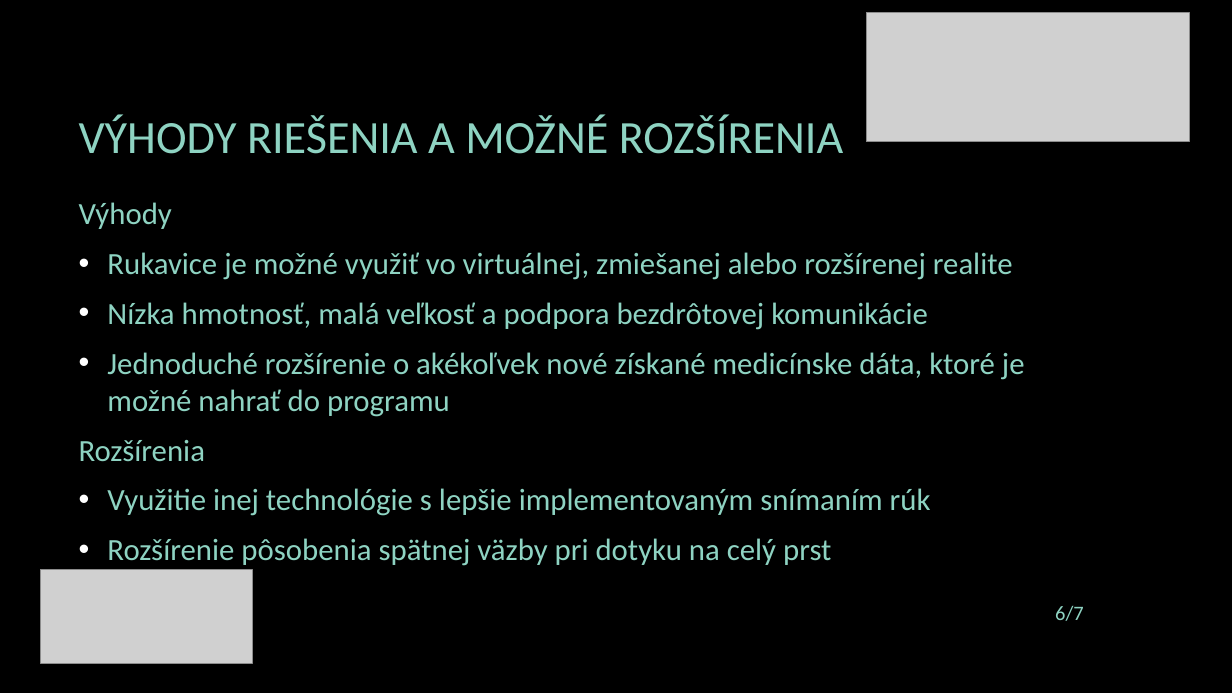
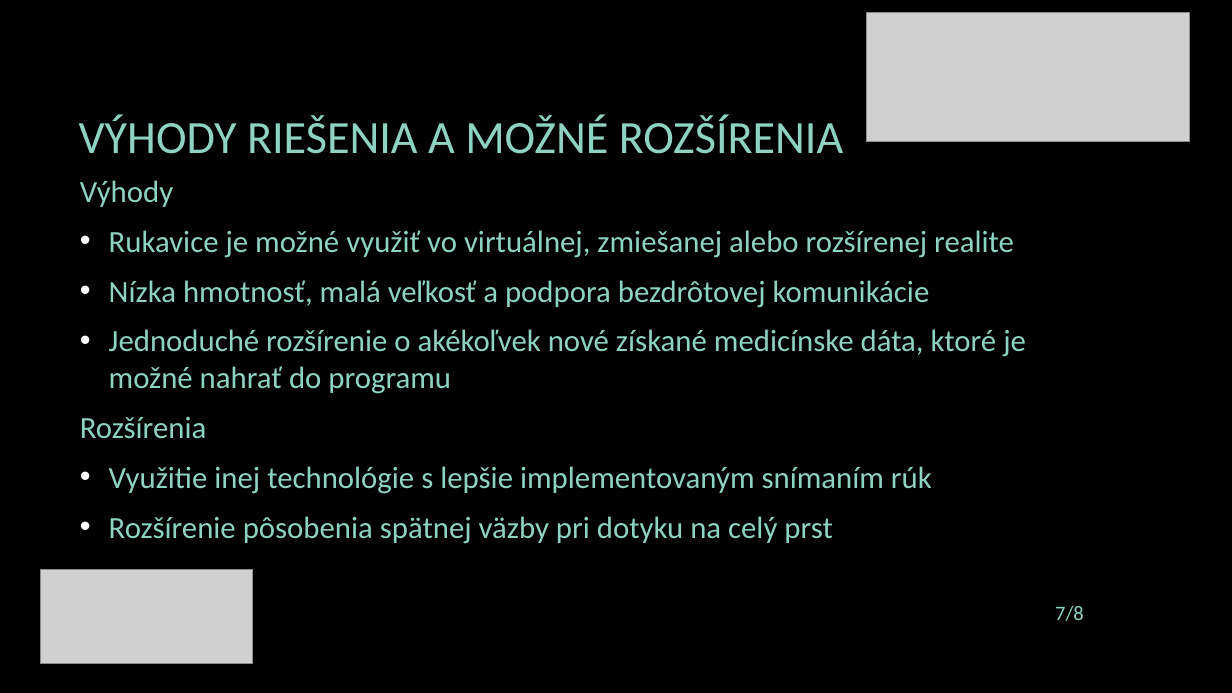
Before and after one commit to rbalaz/liveproject3dglove-, a slide deck: slide 7 of tp_presentation.pptx (slide 6 before the commit). Drawn at 1232x693 pixels with LibreOffice and Linux fonts; fonts in the diff are those of the drawing; grey boxes stand for pictures; background and template pictures are left out. Boxes give left, top, right and bottom in pixels: in the first picture for what was removed or moved away, otherwise in the second. Text is boxed around its words. In the diff, an @@ line names an element or a change of style, - is before the commit and + after.

```diff
--- a/tp_presentation.pptx
+++ b/tp_presentation.pptx
@@ text "Výhody": place and size @@
-text "Výhody" at (79, 202, 1025, 566)
+text "Výhody" at (80, 180, 1026, 544)
@@ page number at (1055, 606, 1084, 621): text changed @@
-6/7
+7/8
```
Also in this commit, not shown: 3 other slides changed, 1 slide added, 1 other file.
